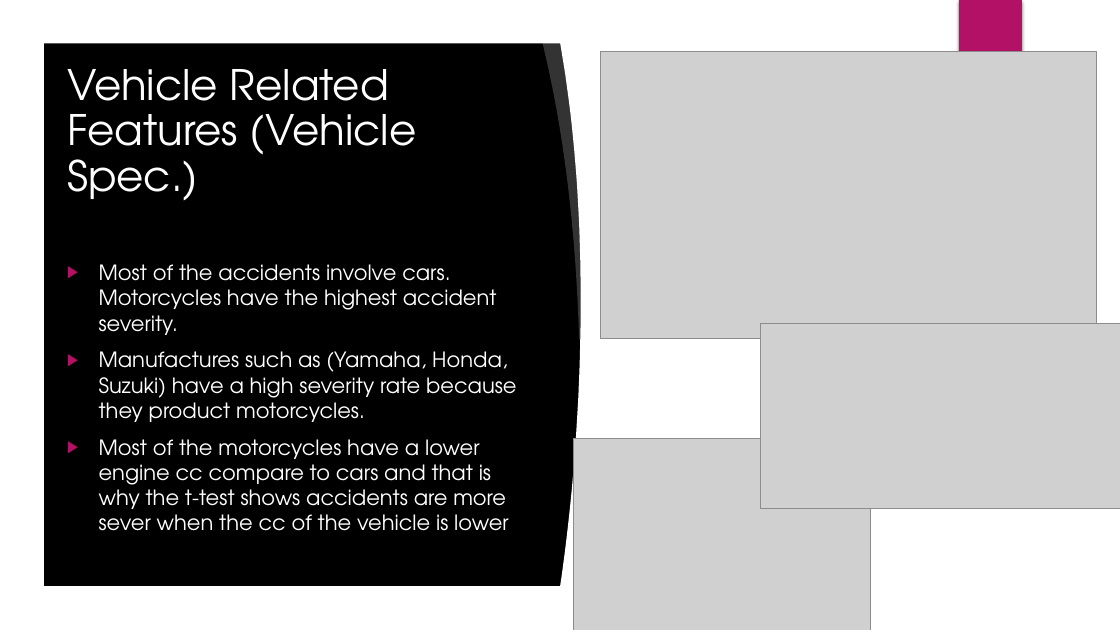
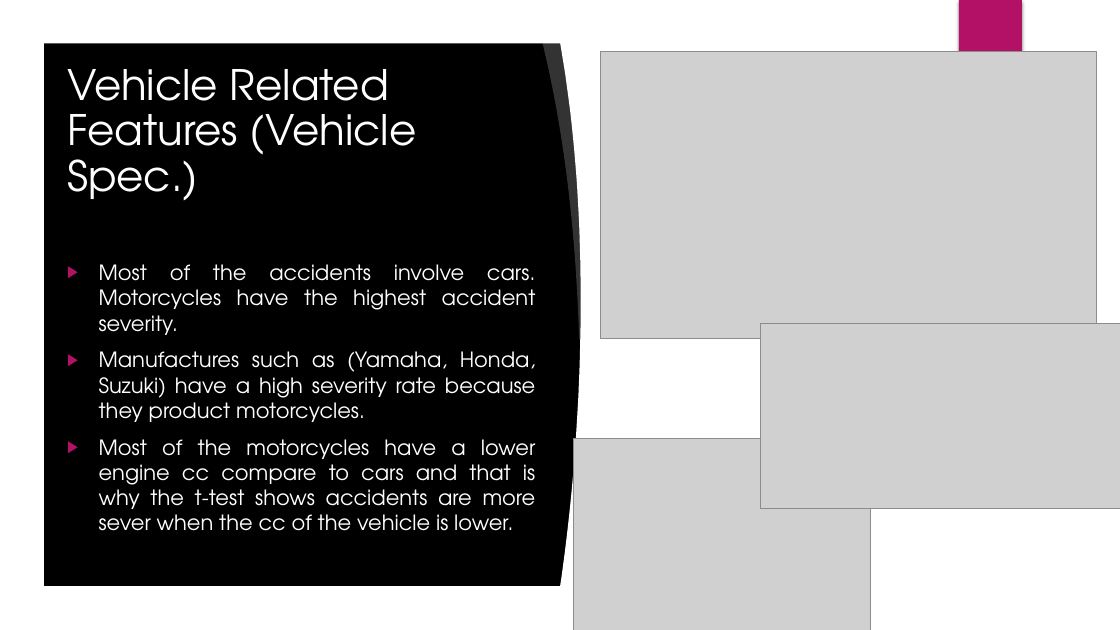
Before and after one commit to romer1979/Fatal-Accidents-in-UK-, a slide deck: slide 18 of Fatal Accidents in UK.pptx (slide 16 before the commit). Drawn at 1120x630 pixels with LibreOffice and Linux fonts; fonts in the diff are those of the drawing; grey boxes stand for pictures; background and template pictures are left out. Boxes give left, top, right and bottom in pixels: in the first picture for what was removed or moved away, otherwise in the second. Text is boxed around its words. In the diff, an @@ line names an element or a change of style, - is before the commit and + after.

```diff
--- a/Fatal Accidents in UK.pptx
+++ b/Fatal Accidents in UK.pptx
@@ text at bbox=[99, 264, 536, 422]: alignment left to justified @@
@@ text at bbox=[99, 439, 536, 531]: text changed @@
-▶ Most of the motorcycles have a lower engine cc compare to cars and that is why the t-test shows accidents are more sever when the cc of the vehicle is lower
+▶ Most of the motorcycles have a lower engine cc compare to cars and that is why the t-test shows accidents are more sever when the cc of the vehicle is lower.
```
Also in this commit, not shown: 18 other slides changed, 6 slides added.
